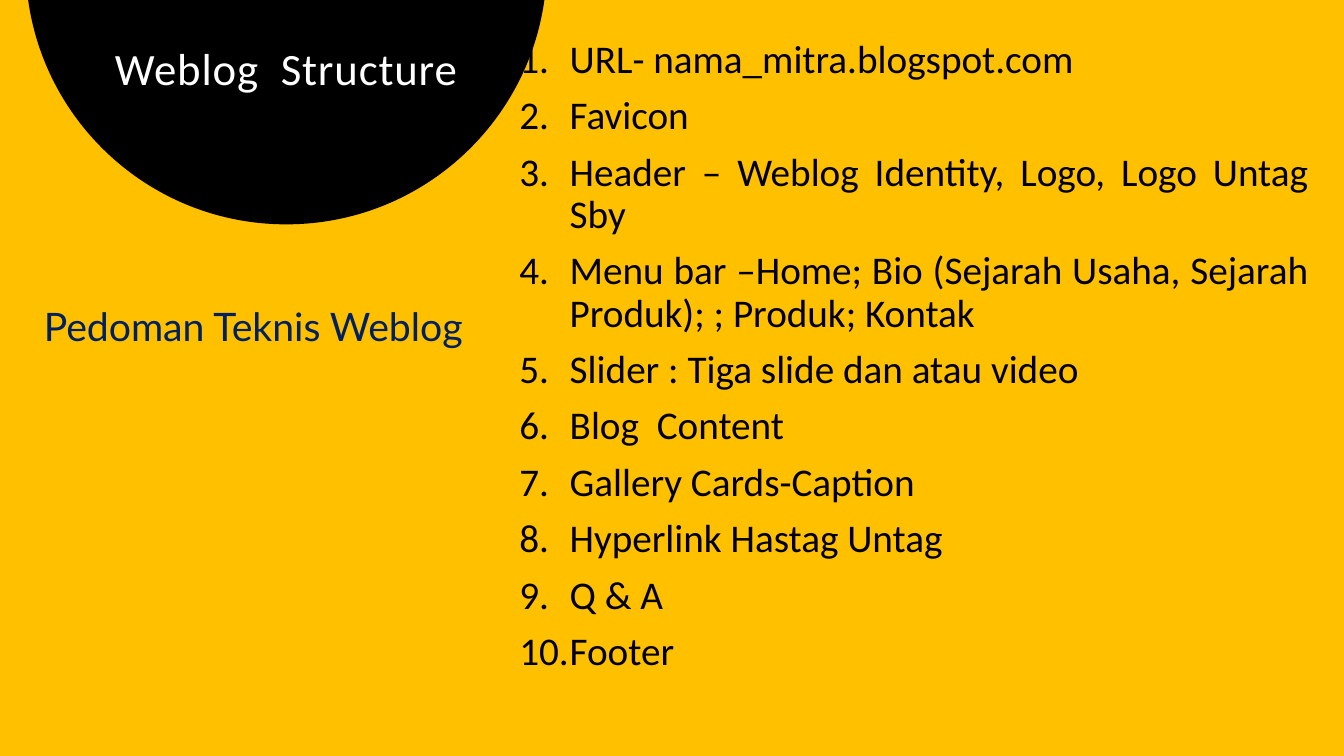
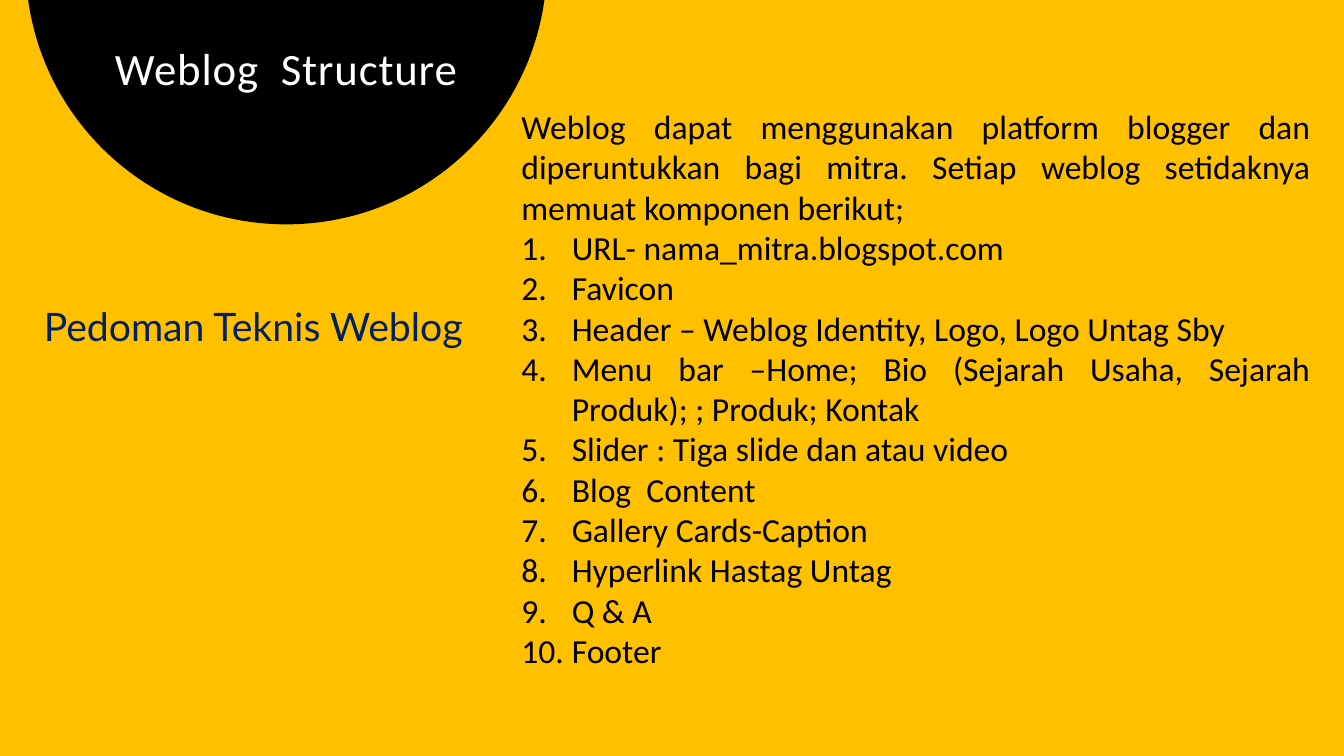
Before and after one commit to chariotofthesun/kkngenap2024, a slide deck: slide 8 of petunjuk teknis luaran kkn untag sby.pptx (slide 6 before the commit). Drawn at 1344x756 pixels with LibreOffice and Linux fonts; fonts in the diff are those of the drawing. Boxes give left, top, right and bottom in pixels: in the first picture for what was removed or moved away, otherwise in the second. Text is boxed around its words. In the diff, an @@ line names an element or a change of style, - is before the commit and + after.

```diff
--- a/petunjuk teknis luaran kkn untag sby.pptx
+++ b/petunjuk teknis luaran kkn untag sby.pptx
@@ text "Weblog dapat menggunakan platform blogger ...": place and size @@
-text "Weblog dapat menggunakan platform blogger ..." at (519,45,1308,666)
+text "Weblog dapat menggunakan platform blogger ..." at (521,115,1310,664)
@@ text at (521,115,1310,226): paragraph added @@
+Weblog dapat menggunakan platform blogger dan diperuntukkan bagi mitra. Setiap weblog setidaknya memuat komponen berikut;
@@ text at (572,236,1310,664): size 28 to 24 pt in "URL- nama_mitra.blogspot.com", "Favicon", "Header – Weblog Identity, Logo, Logo Untag ...", "Menu bar –Home; Bio (Sejarah Usaha, Sejarah ..." and 6 more places; line spacing 0.9 to 1; less space between paragraphs @@
```
Also in this commit, not shown: 8 other slides changed, 5 slides added, 12 slides removed.
